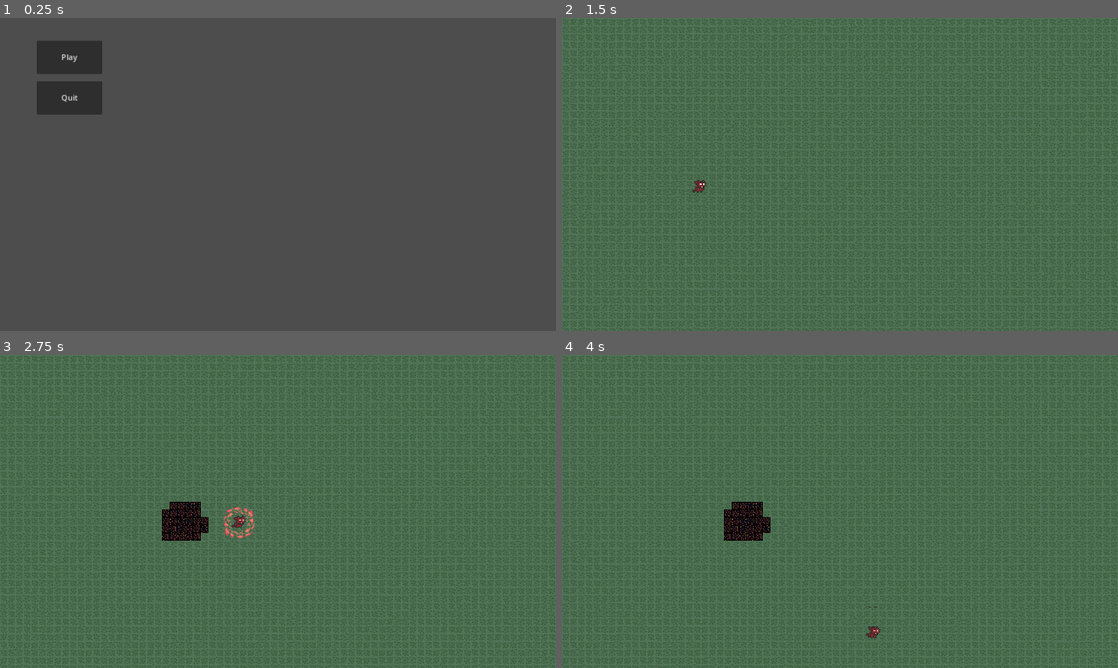
Above: before the commit, frames 1-4 (two rows, left to right).
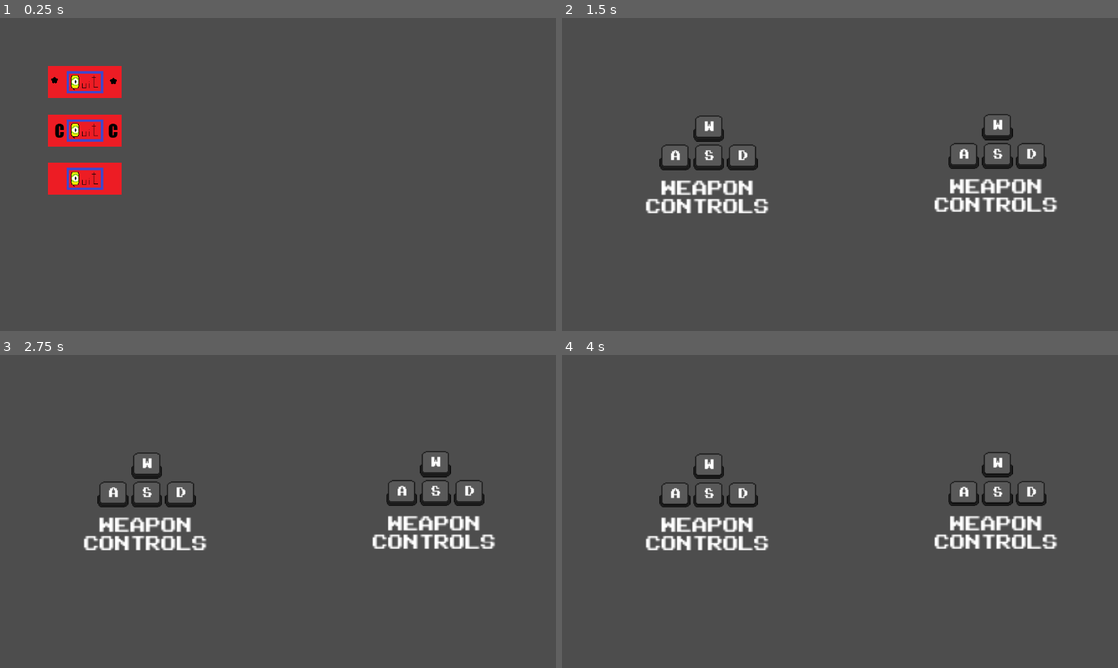
Above: after the commit, the same moments.

Repository: Seblis/They-won-t-survive
Game: Godot game, scene res://levels/menu/main.tscn
Two runs of this game, one before a commit and one after it. Both use one fixed random seed, a clock stepped at 60 frames per second and the inputs below. Before the commit the project starts from res://main.tscn.
Inputs (mouse positions are in pixels of both pictures, inside the frame that each line leads up to):
- Up to frame 1 (0.25 s): no input
- Up to frame 2 (1.5 s): click (645, 130) at 0.52 s; click (628, 58) at 1.25 s, where only the run before the commit has a clickable "Play"
- Up to frame 3 (2.75 s): tap Enter at 2 s; hold Right (ui_right) from 2.03 s (still down)
- Up to frame 4 (4 s): release Right (ui_right) at 2.78 s; hold Down (ui_down) 2.78-3.53 s; tap Space at 3.5 s; hold Right (ui_right) from 3.53 s (still down)

The runs differ from the first frame. In frame 1, 5.8% of the frame differs, in the area x 6-22%, y 7-57%; in frame 2, 85%; in frame 3, 85%, in the area x 0-100%, y 0-100%; in frame 4, 85%.

Commit message:
move main scene, add settings scene
move main scene, add settings scene, add controls layout node

Diff:
--- a/levels/base_level.gd
+++ b/levels/base_level.gd
@@ -10,4 +10,4 @@
 # Called every frame. 'delta' is the elapsed time since the previous frame.
 func _process(_delta):
 	if Input.is_action_just_pressed("Quit"):
-		get_tree().change_scene_to_file("res://main.tscn")
+		get_tree().change_scene_to_file("res://levels/menu/main.tscn")
--- /dev/null
+++ b/levels/menu/main.gd
@@ -0,0 +1,13 @@
+extends Control
+
+
+func _on_play_btn_pressed():
+	get_tree().change_scene_to_file("res://levels/base_level.tscn")
+
+
+func _on_quit_btn_pressed():
+	get_tree().quit()
+
+
+func _on_settings_btn_pressed():
+	get_tree().change_scene_to_file("res://levels/settings/settings_scene.tscn")
--- /dev/null
+++ b/levels/menu/main.tscn
@@ -0,0 +1,39 @@
+[gd_scene load_steps=5 format=3 uid="uid://bts4mwr2j36yl"]
+
+[ext_resource type="Script" path="res://levels/menu/main.gd" id="1_6ybr0"]
+[ext_resource type="Texture2D" uid="uid://dewnmtx6dvdte" path="res://levels/menu/B_btn.png" id="2_aohrt"]
+[ext_resource type="Texture2D" uid="uid://bm3dm8h4k4sj0" path="res://levels/menu/C_btn.png" id="3_2l7xn"]
+[ext_resource type="Texture2D" uid="uid://c8fuogcbjkuwh" path="res://levels/menu/A_btn.png" id="3_b75om"]
+
+[node name="Main" type="Control"]
+layout_mode = 3
+anchors_preset = 0
+script = ExtResource("1_6ybr0")
+
+[node name="PlayButton" type="TextureButton" parent="."]
+layout_mode = 0
+offset_left = 100.0
+offset_top = 100.0
+offset_right = 252.0
+offset_bottom = 166.0
+texture_normal = ExtResource("2_aohrt")
+
+[node name="SettingsButton" type="TextureButton" parent="."]
+layout_mode = 0
+offset_left = 100.0
+offset_top = 200.0
+offset_right = 252.0
+offset_bottom = 266.0
+texture_normal = ExtResource("3_2l7xn")
+
+[node name="QuitButton" type="TextureButton" parent="."]
+layout_mode = 0
+offset_left = 100.0
+offset_top = 300.0
+offset_right = 252.0
+offset_bottom = 366.0
+texture_normal = ExtResource("3_b75om")
+
+[connection signal="pressed" from="PlayButton" to="." method="_on_play_btn_pressed"]
+[connection signal="pressed" from="SettingsButton" to="." method="_on_settings_btn_pressed"]
+[connection signal="pressed" from="QuitButton" to="." method="_on_quit_btn_pressed"]
--- /dev/null
+++ b/levels/settings/nodes/animated_key/animated_key.gd
@@ -0,0 +1,7 @@
+extends Node2D
+
+@export var key_texture:Texture2D
+@onready var sprite_2d = $Sprite2D
+
+func _ready():
+	sprite_2d.texture = key_texture
--- /dev/null
+++ b/levels/settings/nodes/animated_key/animated_key.tscn
@@ -0,0 +1,55 @@
+[gd_scene load_steps=6 format=3 uid="uid://dwt0yeulf0y84"]
+
+[ext_resource type="Script" path="res://levels/settings/nodes/animated_key/animated_key.gd" id="1_hnbmx"]
+[ext_resource type="Texture2D" uid="uid://c63vlau6yqwct" path="res://assets/sprites/A-Key.png" id="2_vypan"]
+
+[sub_resource type="Animation" id="Animation_ljqif"]
+length = 0.001
+tracks/0/type = "value"
+tracks/0/imported = false
+tracks/0/enabled = true
+tracks/0/path = NodePath("Sprite2D:frame")
+tracks/0/interp = 1
+tracks/0/loop_wrap = true
+tracks/0/keys = {
+"times": PackedFloat32Array(0),
+"transitions": PackedFloat32Array(1),
+"update": 1,
+"values": [0]
+}
+
+[sub_resource type="Animation" id="Animation_fthjh"]
+resource_name = "idle_key_animation"
+length = 2.0
+loop_mode = 1
+tracks/0/type = "value"
+tracks/0/imported = false
+tracks/0/enabled = true
+tracks/0/path = NodePath("Sprite2D:frame")
+tracks/0/interp = 1
+tracks/0/loop_wrap = true
+tracks/0/keys = {
+"times": PackedFloat32Array(0, 1),
+"transitions": PackedFloat32Array(1, 1),
+"update": 1,
+"values": [0, 1]
+}
+
+[sub_resource type="AnimationLibrary" id="AnimationLibrary_ahl4o"]
+_data = {
+"RESET": SubResource("Animation_ljqif"),
+"idle_key_animation": SubResource("Animation_fthjh")
+}
+
+[node name="AnimatedKey" type="Node2D"]
+script = ExtResource("1_hnbmx")
+
+[node name="Sprite2D" type="Sprite2D" parent="."]
+texture = ExtResource("2_vypan")
+hframes = 2
+
+[node name="AnimationPlayer" type="AnimationPlayer" parent="."]
+libraries = {
+"": SubResource("AnimationLibrary_ahl4o")
+}
+autoplay = "idle_key_animation"
--- /dev/null
+++ b/levels/settings/settings_scene.tscn
@@ -0,0 +1,92 @@
+[gd_scene load_steps=7 format=3 uid="uid://n821hov2hp53"]
+
+[ext_resource type="PackedScene" uid="uid://dwt0yeulf0y84" path="res://levels/settings/nodes/animated_key/animated_key.tscn" id="1_6n3xh"]
+[ext_resource type="Texture2D" uid="uid://c63vlau6yqwct" path="res://assets/sprites/A-Key.png" id="2_o0ja1"]
+[ext_resource type="Texture2D" uid="uid://educ4gxs8egn" path="res://assets/sprites/S-Key.png" id="3_7w4cy"]
+[ext_resource type="Texture2D" uid="uid://bl4brjtfyfbbu" path="res://assets/sprites/W-Key.png" id="4_xwo6p"]
+[ext_resource type="Texture2D" uid="uid://txsk734imtqf" path="res://assets/sprites/D-Key.png" id="5_dee12"]
+[ext_resource type="FontFile" uid="uid://dj731tie8fq6k" path="res://assets/fonts/PublicPixel-z84yD.ttf" id="6_65flj"]
+
+[node name="SettingsScene" type="Control"]
+layout_mode = 3
+anchors_preset = 15
+anchor_right = 1.0
+anchor_bottom = 1.0
+grow_horizontal = 2
+grow_vertical = 2
+
+[node name="WeaponControls" type="VBoxContainer" parent="."]
+layout_mode = 0
+offset_left = 200.0
+offset_top = 200.0
+offset_right = 302.0
+offset_bottom = 320.0
+scale = Vector2(2, 2)
+
+[node name="WSADKeysNode" type="Control" parent="WeaponControls"]
+custom_minimum_size = Vector2(102, 58)
+layout_mode = 2
+
+[node name="AnimatedWKey" parent="WeaponControls/WSADKeysNode" instance=ExtResource("1_6n3xh")]
+position = Vector2(52, 12)
+key_texture = ExtResource("4_xwo6p")
+
+[node name="AnimatedSKey" parent="WeaponControls/WSADKeysNode" instance=ExtResource("1_6n3xh")]
+position = Vector2(52, 42)
+key_texture = ExtResource("3_7w4cy")
+
+[node name="AnimatedDKey" parent="WeaponControls/WSADKeysNode" instance=ExtResource("1_6n3xh")]
+position = Vector2(87, 42)
+key_texture = ExtResource("5_dee12")
+
+[node name="AnimatedAKey" parent="WeaponControls/WSADKeysNode" instance=ExtResource("1_6n3xh")]
+position = Vector2(17, 42)
+key_texture = ExtResource("2_o0ja1")
+
+[node name="WSADLabel" type="Label" parent="WeaponControls"]
+custom_minimum_size = Vector2(102, 40)
+layout_mode = 2
+theme_override_fonts/font = ExtResource("6_65flj")
+text = "WEAPON CONTROLS
+"
+horizontal_alignment = 1
+vertical_alignment = 2
+autowrap_mode = 2
+
+[node name="VBoxContainer2" type="VBoxContainer" parent="."]
+layout_mode = 0
+offset_left = 798.0
+offset_top = 197.0
+offset_right = 900.0
+offset_bottom = 317.0
+scale = Vector2(2, 2)
+
+[node name="WSADKeysNode" type="Control" parent="VBoxContainer2"]
+custom_minimum_size = Vector2(102, 58)
+layout_mode = 2
+
+[node name="AnimatedWKey" parent="VBoxContainer2/WSADKeysNode" instance=ExtResource("1_6n3xh")]
+position = Vector2(52, 12)
+key_texture = ExtResource("4_xwo6p")
+
+[node name="AnimatedSKey" parent="VBoxContainer2/WSADKeysNode" instance=ExtResource("1_6n3xh")]
+position = Vector2(52, 42)
+key_texture = ExtResource("3_7w4cy")
+
+[node name="AnimatedDKey" parent="VBoxContainer2/WSADKeysNode" instance=ExtResource("1_6n3xh")]
+position = Vector2(87, 42)
+key_texture = ExtResource("5_dee12")
+
+[node name="AnimatedAKey" parent="VBoxContainer2/WSADKeysNode" instance=ExtResource("1_6n3xh")]
+position = Vector2(17, 42)
+key_texture = ExtResource("2_o0ja1")
+
+[node name="Label" type="Label" parent="VBoxContainer2"]
+custom_minimum_size = Vector2(102, 40)
+layout_mode = 2
+theme_override_fonts/font = ExtResource("6_65flj")
+text = "WEAPON CONTROLS
+"
+horizontal_alignment = 1
+vertical_alignment = 2
+autowrap_mode = 2
--- a/main.gd
+++ /dev/null
@@ -1,9 +0,0 @@
-extends Control
-
-
-func _on_btn_play_pressed():
-	get_tree().change_scene_to_file("res://levels/base_level.tscn")
-
-
-func _on_btn_quit_pressed():
-	get_tree().quit()
--- a/main.tscn
+++ /dev/null
@@ -1,28 +0,0 @@
-[gd_scene load_steps=2 format=3 uid="uid://bts4mwr2j36yl"]
-
-[ext_resource type="Script" path="res://main.gd" id="1_6ybr0"]
-
-[node name="Main" type="Control"]
-layout_mode = 3
-anchors_preset = 0
-script = ExtResource("1_6ybr0")
-
-[node name="btnPlay" type="Button" parent="."]
-layout_mode = 0
-offset_left = 76.0
-offset_top = 47.0
-offset_right = 212.0
-offset_bottom = 116.0
-text = "Play
-"
-
-[node name="btnQuit" type="Button" parent="."]
-layout_mode = 0
-offset_left = 76.0
-offset_top = 131.0
-offset_right = 212.0
-offset_bottom = 200.0
-text = "Quit"
-
-[connection signal="pressed" from="btnPlay" to="." method="_on_btn_play_pressed"]
-[connection signal="pressed" from="btnQuit" to="." method="_on_btn_quit_pressed"]
--- a/project.godot
+++ b/project.godot
@@ -11,7 +11,7 @@
 [application]
 
 config/name="They won't survive"
-run/main_scene="res://main.tscn"
+run/main_scene="res://levels/menu/main.tscn"
 config/features=PackedStringArray("4.2", "Mobile")
 config/icon="res://icon.svg"
 
Binary file added: assets/fonts/PublicPixel-z84yD.ttf
Not shown, added: assets/fonts/PublicPixel-z84yD.ttf.import
Binary file added: assets/sprites/A-Key.png
Not shown, added: assets/sprites/A-Key.png.import
Binary file added: assets/sprites/D-Key.png
Not shown, added: assets/sprites/D-Key.png.import
Binary file added: assets/sprites/S-Key.png
Not shown, added: assets/sprites/S-Key.png.import
Binary file added: assets/sprites/W-Key.png
Not shown, added: assets/sprites/W-Key.png.import
Binary file added: levels/menu/A_btn.png
Not shown, added: levels/menu/A_btn.png.import
(and 5 more such lines)
